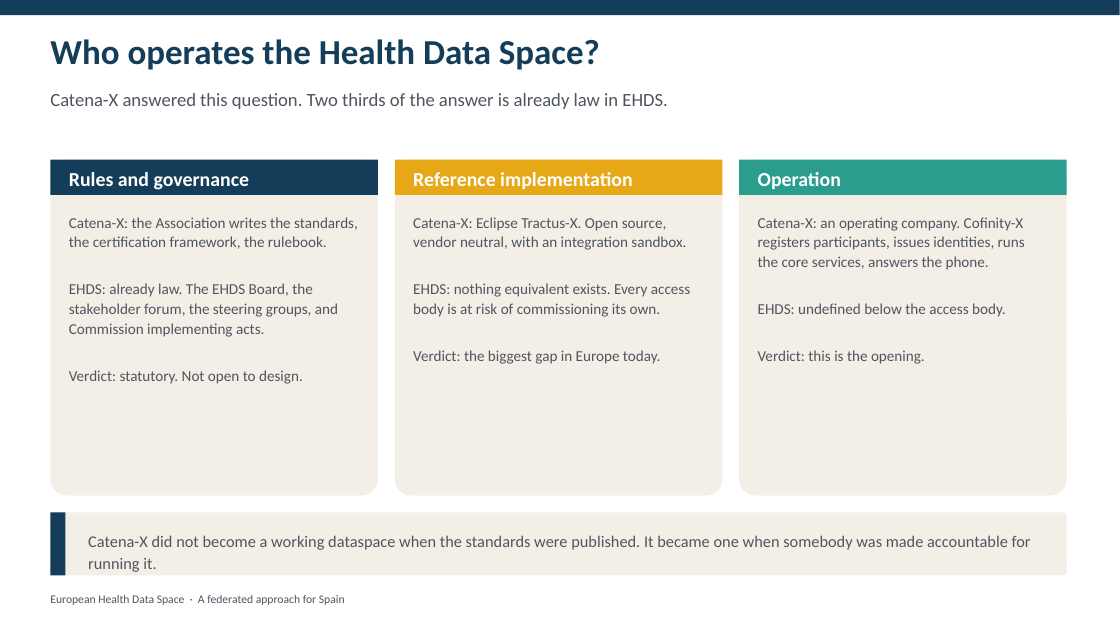
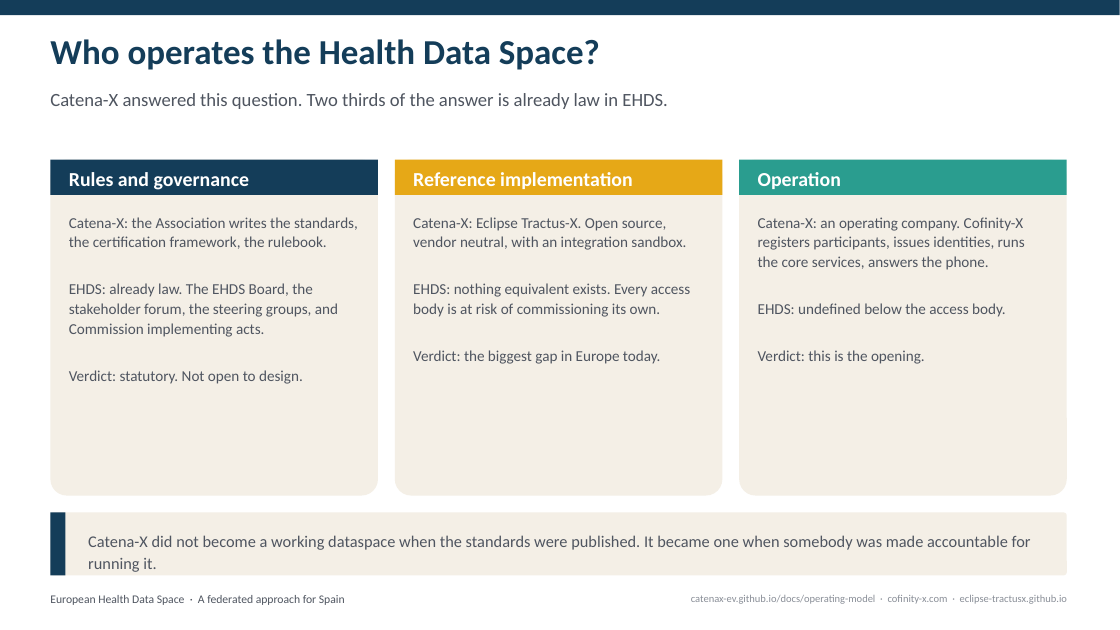
Before and after one commit to ma3u/MinimumViableHealthDataspacev2, a slide deck: slide 18 of docs/demos/spain-ehds-ministry-deck.pptx. Drawn at 1120x630 pixels with LibreOffice and Linux fonts; fonts in the diff are those of the drawing. Boxes give left, top, right and bottom in pixels: in the first picture for what was removed or moved away, otherwise in the second. Text is boxed around its words. In the diff, an @@ line names an element or a change of style, - is before the commit and + after.

Commit message:
docs: how to actually move the secure processing environment to Contrast, and five closing slides
Two things the demo needs and did not have.

The secure processing environment. ADR-037 decided the pattern and stopped
there, which left the obvious question unanswered: how hard is it. The answer
starts with a blocker worth stating first, that Contrast does not run on
Container Apps at all. It installs a Kubernetes RuntimeClass and a per-node
DaemonSet and runs each pod as its own confidential micro-VM, so phase 2 is a
second runtime rather than a deployment change. AKS with a Confidential
Containers node pool is the cheap way in, partly because on bare metal the
minimum TCB reference values cannot be derived and have to be read out of error
messages.

Only the analysis workload moves. Every Contrast pod becomes a VM sized from its
containers' memory limits, so a database or a UI inside one costs a node and
buys nothing.

Step 7 is the reason to do any of it: contrast verify fails when the manifest
active at the Coordinator is not the one being verified, and the access body
runs it from its own laptop, needing nothing from the operator. Step 8, which
is easy to miss, is that a Coordinator restart blocks every workload until
someone holding seedshare-owner.pem recovers it. That file belongs in Key Vault
from the first run.

The deck. The closing section is five slides rather than six, with the dates and
the money merged, and every slide now carries its sources bottom right, because
the argument rests on the adopted Regulation and the published Catena-X
operating model and the audience should be able to check both.

ADR-037 cited Art. 50 and Art. 46 to 53, which are proposal numbers. It is still
Proposed, so corrected rather than superseded: the secure processing environment
is Art. 73.

```diff
--- a/docs/demos/spain-ehds-ministry-deck.pptx
+++ b/docs/demos/spain-ehds-ministry-deck.pptx
@@ text added at bbox=[691, 595, 1067, 604], 9 pt, text #8A8F98 @@
+catenax-ev.github.io/docs/operating-model · cofinity-x.com · eclipse-tractusx.github.io
```
Also in this commit, not shown: 4 other slides changed, 1 slide removed, 4 other files.
